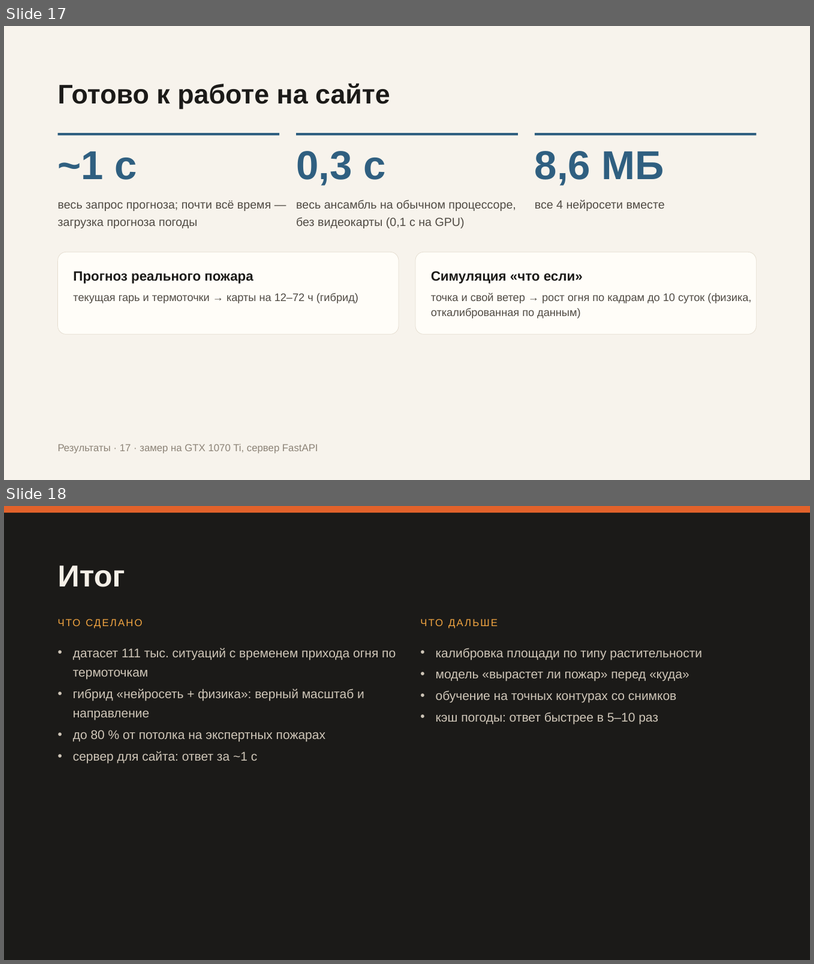
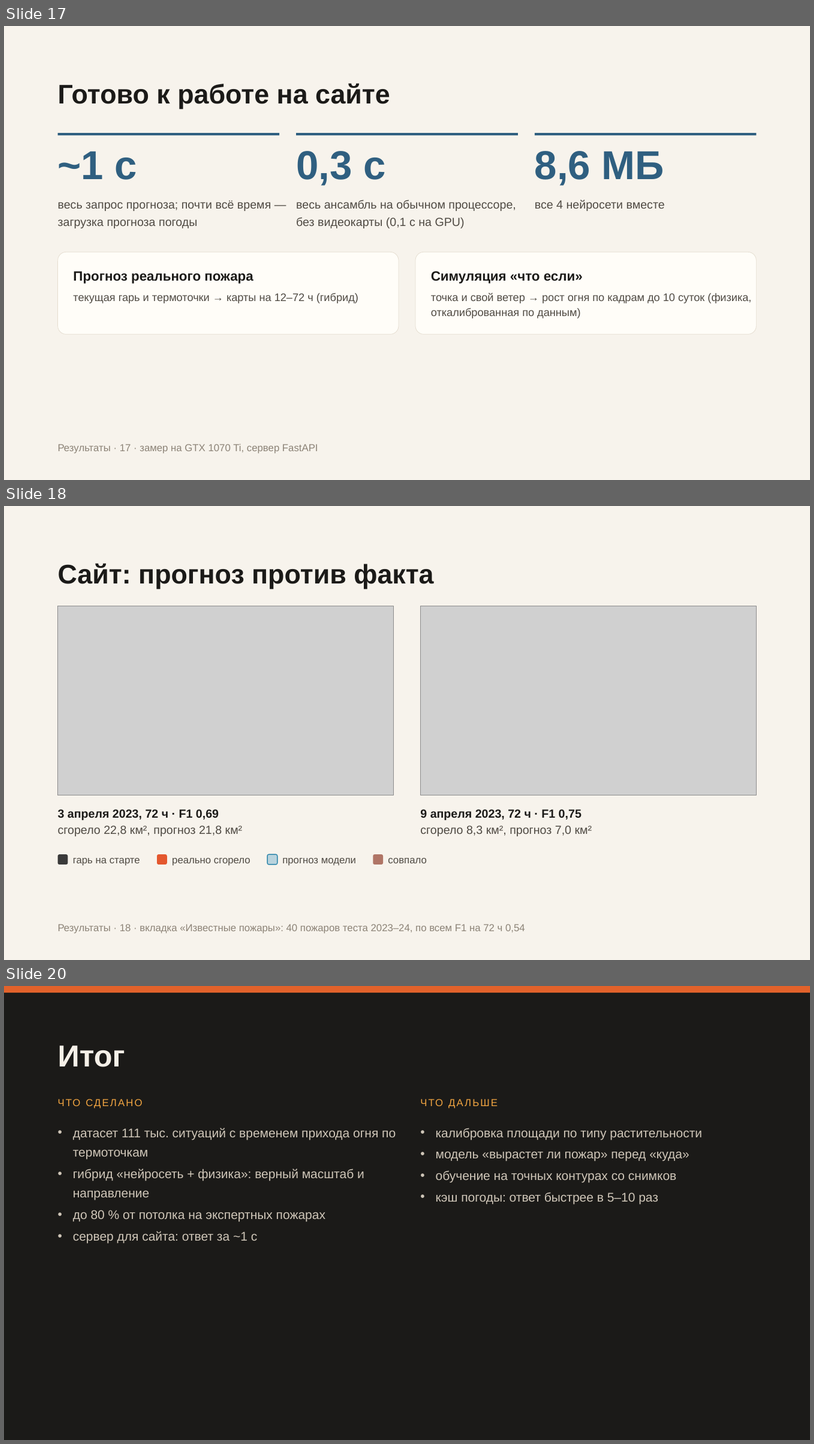
Before and after one commit to Bekabaev/fire_proj, a slide deck: presentation/presentation_editable.pptx. Shown one above the other, each under a label of ours: slides 17 and 18 before the commit, slides 17, 18 and 20 after it; the slides between them are not shown. The pictures are 814x964 and 814x1444 pixels, drawn with LibreOffice and Linux fonts; fonts in the diff are those of the drawing; grey boxes stand for pictures. Boxes give left, top, right and bottom in pixels: in the first picture for what was removed or moved away, otherwise in the second. Text is boxed around its words. In the diff, an @@ line names an element or a change of style, - is before the commit and + after.

```diff
--- a/presentation/presentation_editable.pptx
+++ b/presentation/presentation_editable.pptx
@@ slide 18 added at box(4, 506, 810, 960), background #F7F3EC @@
@@ text added at box(58, 563, 434, 589), 32 pt, text #1B1A18, bold @@
+Сайт: прогноз против факта
@@ picture added at box(58, 606, 394, 795) @@
@@ picture added at box(421, 606, 757, 795) @@
@@ text added at box(58, 809, 243, 836), 14 pt, text #4F4A43 @@
+3 апреля 2023, 72 ч · F1 0,69
+сгорело 22,8 км², прогноз 21,8 км²
@@ text added at box(420, 809, 593, 836), 14 pt, text #4F4A43 @@
+9 апреля 2023, 72 ч · F1 0,75
+сгорело 8,3 км², прогноз 7,0 км²
@@ rounded rectangle added at box(58, 855, 68, 865), fill #3A3A3A @@
@@ text added at box(73, 858, 140, 865), 12 pt, text #4F4A43 @@
+гарь на старте
@@ rounded rectangle added at box(157, 855, 167, 865), fill #E4572E @@
@@ text added at box(172, 858, 251, 865), 12 pt, text #4F4A43 @@
+реально сгорело
@@ rounded rectangle added at box(268, 855, 278, 865), fill #B9D3DD, outline #2E86AB 1 pt @@
@@ text added at box(282, 858, 356, 865), 12 pt, text #4F4A43 @@
+прогноз модели
@@ rounded rectangle added at box(373, 855, 383, 865), fill #B07566 @@
@@ text added at box(388, 858, 426, 863), 12 pt, text #4F4A43 @@
+совпало
@@ text added at box(58, 924, 525, 933), 12 pt, text #8C8377 @@
+Результаты · 18 · вкладка «Известные пожары»: 40 пожаров теста 2023–24, по всем F1 на 72 ч 0,54
@@ what was slide 18 is now slide 20 @@
```
Also in this commit, not shown: 5 slides changed, 1 other slide added, 13 other files.
